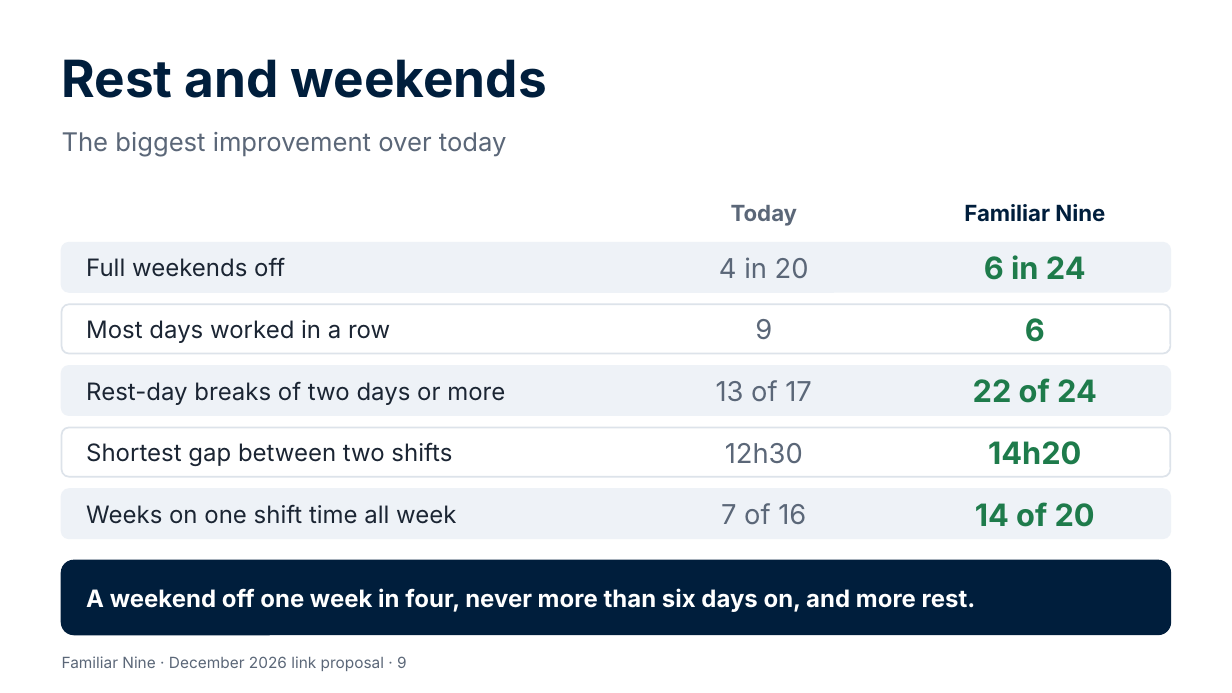
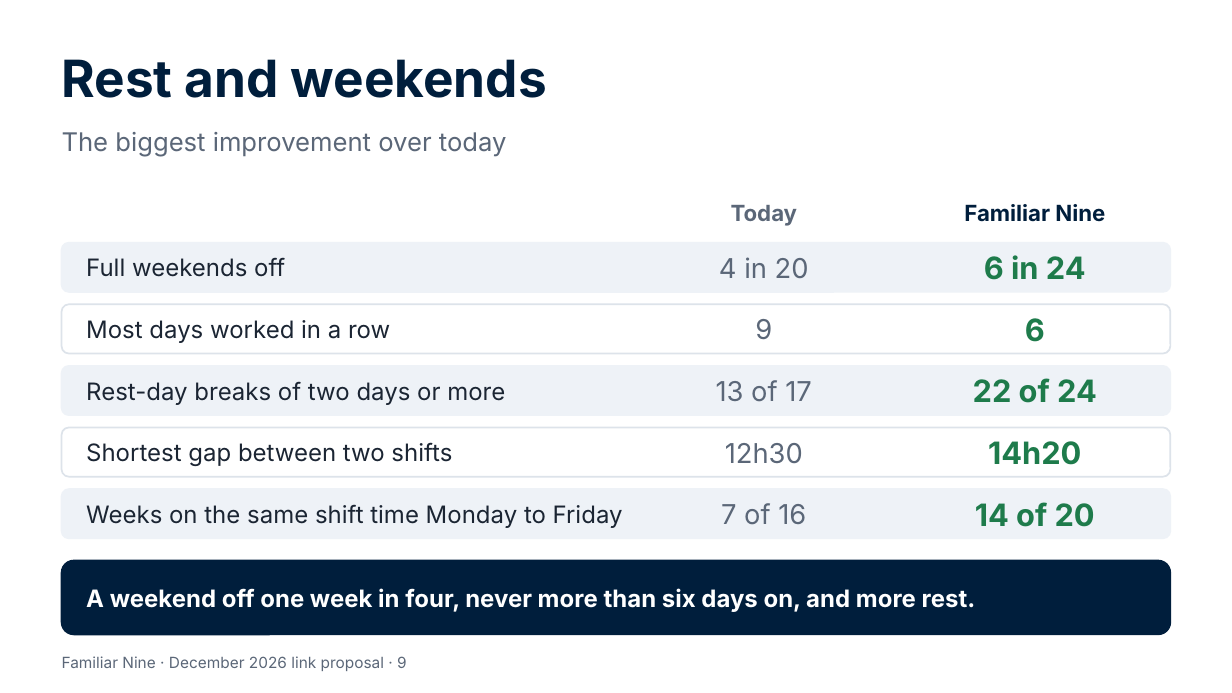
Before and after one commit to Garethdavidmiller/roster-app, a slide deck: slide 9 of docs/proposals/presentations/Familiar-Nine-for-colleagues.pptx. Drawn at 1232x693 pixels with LibreOffice and Linux fonts; fonts in the diff are those of the drawing. Boxes give left, top, right and bottom in pixels: in the first picture for what was removed or moved away, otherwise in the second. Text is boxed around its words. In the diff, an @@ line names an element or a change of style, - is before the commit and + after.

```diff
--- a/docs/proposals/presentations/Familiar-Nine-for-colleagues.pptx
+++ b/docs/proposals/presentations/Familiar-Nine-for-colleagues.pptx
@@ text at (86, 504, 623, 528): text changed @@
-Weeks on one shift time all week
+Weeks on the same shift time Monday to Friday
```
Also in this commit, not shown: 4 other slides changed, 2 other files.
